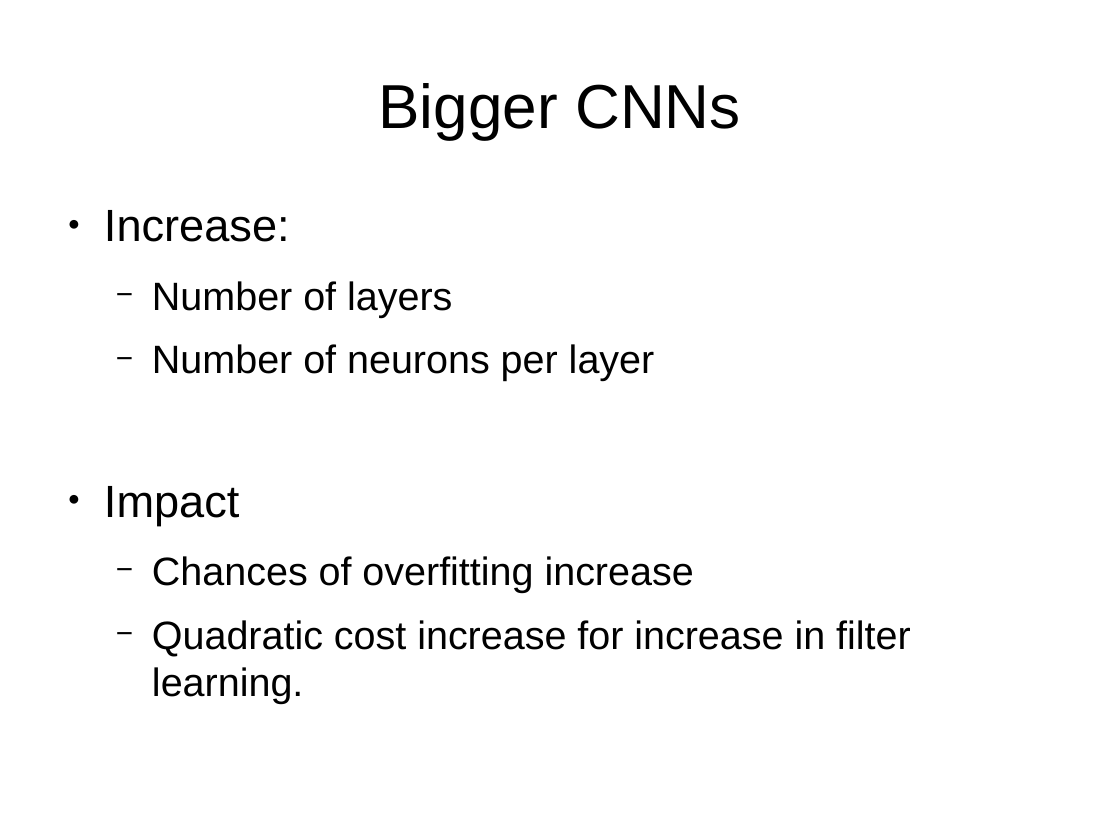
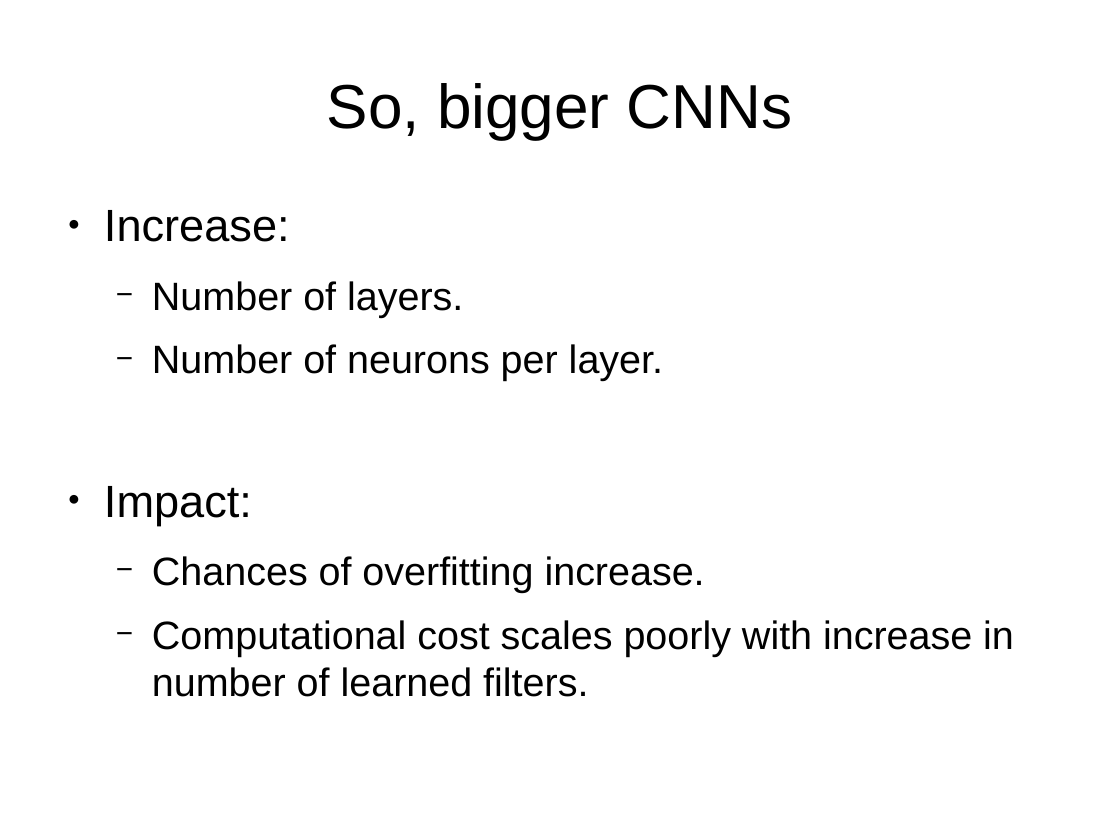
Before and after one commit to indivisibleatom/lectureNotes, a slide deck: slide 6 of sources/Szegedy_Going_Deeper.odp (slide 3 before the commit). Drawn at 1120x840 pixels with LibreOffice and Linux fonts; fonts in the diff are those of the drawing. Boxes give left, top, right and bottom in pixels: in the first picture for what was removed or moved away, otherwise in the second. Text is boxed around its words. In the diff, an @@ line names an element or a change of style, - is before the commit and + after.

Commit message:
Final version

```diff
--- a/sources/Szegedy_Going_Deeper.odp
+++ b/sources/Szegedy_Going_Deeper.odp
@@ title at <box>327,83,792,139</box>: text changed @@
-Bigger CNNs
+So, bigger CNNs
@@ text at <box>104,281,1014,697</box>: text changed @@
-  − Number of layers
-  − Number of neurons per layer
-● Impact
-  − Chances of overfitting increase
-  − Quadratic cost increase for increase in filter learning.
+  − Number of layers.
+  − Number of neurons per layer.
+● Impact:
+  − Chances of overfitting increase.
+  − Computational cost scales poorly with increase in number of learned filters.
```
Also in this commit, not shown: 1 other slide changed, 15 slides added, 3 slides removed.
